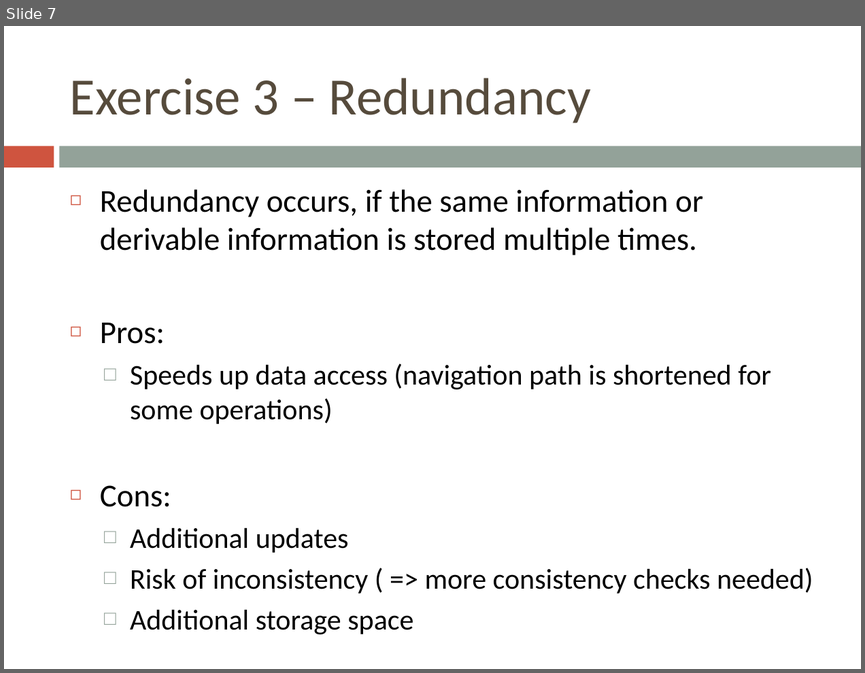
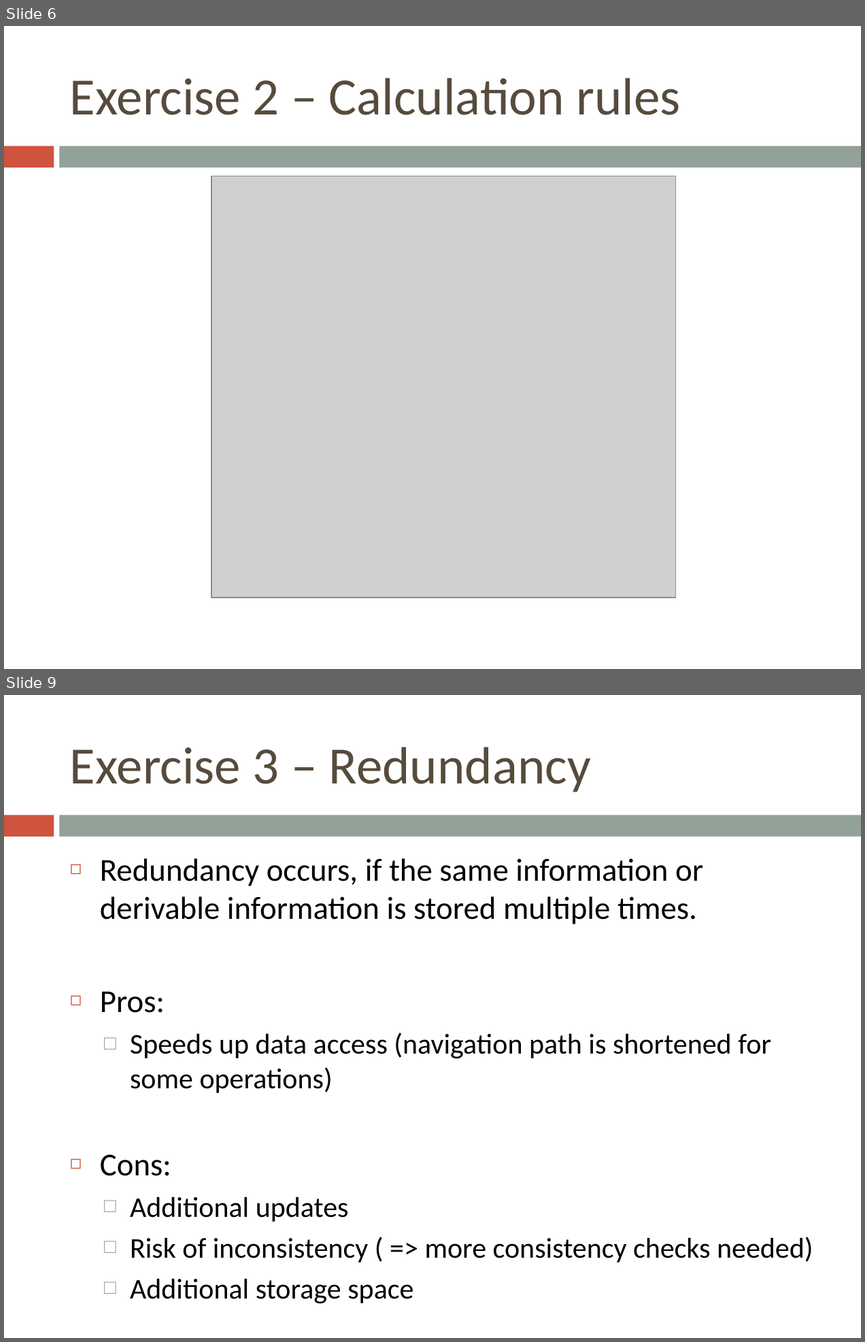
Before and after one commit to bugxd/DBTech, a slide deck: Assignment_4.pptx. Shown one above the other, each under a label of ours: slide 7 before the commit, slides 6 and 9 after it; the slides between them are not shown. The pictures are 865x673 and 865x1342 pixels, drawn with LibreOffice and Linux fonts; fonts in the diff are those of the drawing; grey boxes stand for pictures. Boxes give left, top, right and bottom in pixels: in the first picture for what was removed or moved away, otherwise in the second. Text is boxed around its words. In the diff, an @@ line names an element or a change of style, - is before the commit and + after.

```diff
--- a/Assignment_4.pptx
+++ b/Assignment_4.pptx
@@ slide 6 added at [4,26,861,669], background #FFFFFF; not listed: 2 template elements that a slide beside it also shows @@
@@ title added at [70,78,680,115], 44 pt, text #564B3C @@
+Exercise 2 – Calculation rules
@@ picture added at [211,176,676,597] @@
@@ what was slide 7 is now slide 9 @@
```
Also in this commit, not shown: 2 slides changed, 1 other slide added.
